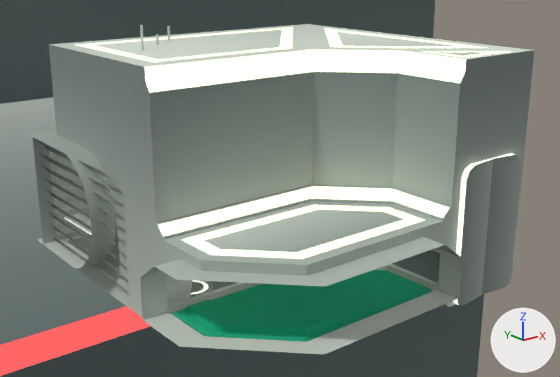
What one commit did to the Blender file Cyberpunk Scene/Cyberpunk_Scene.blend.
One viewpoint serves both versions: a 50 mm lens placed at (-7.7, -9.6, 5.3), pointed at (-0.5, -0.7, 1.7). The lights are fixed; the arrows at lower right show +X, +Y and +Z.

Names of what the first picture shows: 'Building.006', 'Desk', 'Room', 'Top.005', 'Top.006'.
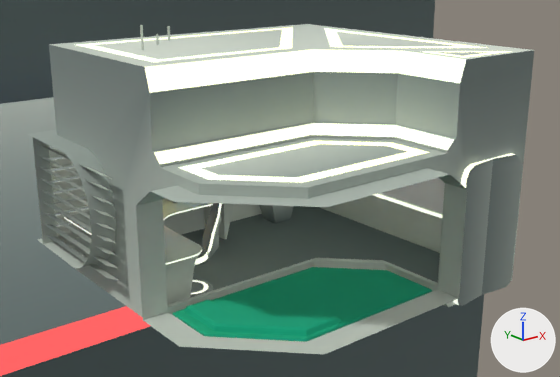
Boxes (x1, y1, x2, y2) around the edits, measured in the pictures (560 x 377 px; the box of a moved part takes in the faces that stretch with it):
part 1 of me_cube_001, moved or reshaped: before (50, 157, 74, 170); after (50, 158, 74, 170)
part 2 of me_cube_001, moved or reshaped: before (49, 147, 63, 159); after (49, 148, 67, 158)
part 4 of me_cube_001, moved or reshaped: before (52, 177, 83, 193); after (52, 177, 83, 192)
part 5 of me_cube_001, moved or reshaped: before (51, 166, 77, 181); after (51, 167, 77, 181)
part 6 of me_cube_001, moved or reshaped: before (53, 188, 86, 204); after (53, 189, 86, 203)
part 7 of me_cube_001, moved or reshaped: before (55, 207, 89, 225); after (55, 208, 89, 225)
part 8 of me_cube_001, moved or reshaped: before (54, 197, 89, 215); after (54, 197, 88, 214)
part 9 of me_cube_001, moved or reshaped: before (56, 222, 82, 236); after (56, 223, 82, 236)
part 10 of me_cube_001, moved or reshaped: before (40, 164, 113, 207); after (39, 167, 114, 206)
part 11 of me_cube_001, moved or reshaped: before (40, 153, 112, 194); after (37, 155, 113, 193)
part 12 of me_cube_001, moved or reshaped: before (38, 141, 111, 181); after (38, 144, 112, 180)
part 13 of me_cube_001, moved or reshaped: before (42, 187, 115, 232); after (41, 190, 115, 231)
part 14 of me_cube_001, moved or reshaped: before (43, 177, 114, 220); after (39, 178, 115, 219)
part 15 of me_cube_001, moved or reshaped: before (46, 200, 116, 245); after (42, 201, 116, 244)
part 16 of me_cube_001, moved or reshaped: before (53, 226, 117, 270); after (43, 223, 118, 269)
part 17 of me_cube_001, moved or reshaped: before (48, 212, 117, 258); after (44, 213, 117, 257)
part 18 of me_cube_001, moved or reshaped: before (54, 238, 118, 283); after (46, 235, 119, 281)
part 19 of me_cube_001, moved or reshaped: before (140, 49, 534, 320); after (136, 72, 467, 320)
part 20 of me_cube_001, recoloured: after (382, 178, 445, 213)
'Desk', unchanged, uncovered by the edit: before (64, 211, 192, 305); after (64, 198, 234, 305)
'Chair', unchanged, uncovered by the edit: before (190, 280, 214, 298); after (190, 203, 222, 298)

Edits to the bpy script that builds the scene:
```text
Change me_cube_001:
    remove me_cube_001.from_pydata(...)  # 581 vertices, 481 faces; spans x -2.19..3.82, y -3.4..2.66, z -1.39..2.51
    add me_cube_001.from_pydata(...)  # 579 vertices, 481 faces; spans x -2.19..3.82, y -3.4..2.66, z -1.39..2.51
    me_cube_001 part 1: the loose piece of 6 vertices spanning x -1.92..1.6, y 2.46..2.6, z 0.38..0.55 is scaled about its middle by (1, 1.32, 0.649), then moved by (0.0, 0.01, -0.01)
    me_cube_001 part 2: the loose piece of 6 vertices spanning x -1.92..1.6, y 2.46..2.6, z 0.58..0.75 is scaled about its middle by (1, 1.32, 0.649), then moved by (0.0, 0.01, -0.01)
    me_cube_001 part 3: the loose piece of 6 vertices spanning x -1.92..1.6, y 2.46..2.6, z 0.78..0.95 is scaled about its middle by (1, 1.32, 0.649), then moved by (0.0, 0.01, -0.01)
    me_cube_001 part 4: the loose piece of 6 vertices spanning x -1.92..1.6, y 2.46..2.6, z -0.02..0.15 is scaled about its middle by (1, 1.32, 0.649), then moved by (0.0, 0.01, -0.01)
    me_cube_001 part 5: the loose piece of 6 vertices spanning x -1.92..1.6, y 2.46..2.6, z 0.18..0.35 is scaled about its middle by (1, 1.32, 0.649), then moved by (0.0, 0.01, -0.01)
    me_cube_001 part 6: the loose piece of 6 vertices spanning x -1.92..1.6, y 2.46..2.6, z -0.22..-0.05 is scaled about its middle by (1, 1.32, 0.649), then moved by (0.0, 0.01, -0.01)
    me_cube_001 part 7: the loose piece of 6 vertices spanning x -1.92..1.6, y 2.46..2.6, z -0.62..-0.45 is scaled about its middle by (1, 1.32, 0.649), then moved by (0.0, 0.01, -0.01)
    me_cube_001 part 8: the loose piece of 8 vertices spanning x -1.92..1.6, y 2.46..2.62, z -0.42..-0.25 is scaled about its middle by (1, 1.27, 0.613)
    me_cube_001 part 9: the loose piece of 6 vertices spanning x -1.92..1.6, y 2.46..2.6, z -0.82..-0.65 is scaled about its middle by (1, 1.32, 0.649), then moved by (0.0, 0.01, -0.01)
    me_cube_001 part 10: the loose piece of 6 vertices spanning x -2.09..-1.95, y 0.03..2.39, z 0.38..0.55 is scaled about its middle by (1.32, 1, 0.647), then moved by (-0.01, 0.0, -0.01)
    me_cube_001 part 11: the loose piece of 6 vertices spanning x -2.09..-1.95, y 0.03..2.39, z 0.58..0.75 is scaled about its middle by (1.32, 1, 0.647), then moved by (-0.01, 0.0, -0.01)
    me_cube_001 part 12: the loose piece of 6 vertices spanning x -2.09..-1.95, y 0.03..2.39, z 0.78..0.95 is scaled about its middle by (1.32, 1, 0.647), then moved by (-0.01, 0.0, -0.01)
    me_cube_001 part 13: the loose piece of 6 vertices spanning x -2.09..-1.95, y 0.03..2.39, z -0.02..0.15 is scaled about its middle by (1.32, 1, 0.647), then moved by (-0.01, 0.0, -0.01)
    me_cube_001 part 14: the loose piece of 6 vertices spanning x -2.09..-1.95, y 0.03..2.39, z 0.18..0.35 is scaled about its middle by (1.32, 1, 0.647), then moved by (-0.01, 0.0, -0.01)
    me_cube_001 part 15: the loose piece of 6 vertices spanning x -2.09..-1.95, y 0.03..2.39, z -0.22..-0.05 is scaled about its middle by (1.32, 1, 0.647), then moved by (-0.01, 0.0, -0.01)
    me_cube_001 part 16: the loose piece of 6 vertices spanning x -2.09..-1.95, y 0.03..2.39, z -0.62..-0.45 is scaled about its middle by (1.32, 1, 0.647), then moved by (-0.01, 0.0, -0.01)
    me_cube_001 part 17: the loose piece of 6 vertices spanning x -2.09..-1.95, y 0.03..2.39, z -0.42..-0.25 is scaled about its middle by (1.32, 1, 0.647), then moved by (-0.01, 0.0, -0.01)
    me_cube_001 part 18: the loose piece of 6 vertices spanning x -2.09..-1.95, y 0.03..2.39, z -0.82..-0.65 is scaled about its middle by (1.32, 1, 0.647), then moved by (-0.01, 0.0, -0.01)
    me_cube_001 part 19: 54 vertices moved from x -2.19..1.95, y -3.4..-0.92, z -0.26..0.37 to x -2.19..1.95, y -3.4..-0.92, z 0.77..1.39; 2 vertices removed from x -1.79..2.05, y -3.0..-0.83, z 2.34
    me_cube_001 part 20: 1 face spanning x 3.66, y -2.62..1.88, z -0.52..1.57 switches from mat_poem to no material
    remove me_cube_001.materials.append(mat_poem)
```
